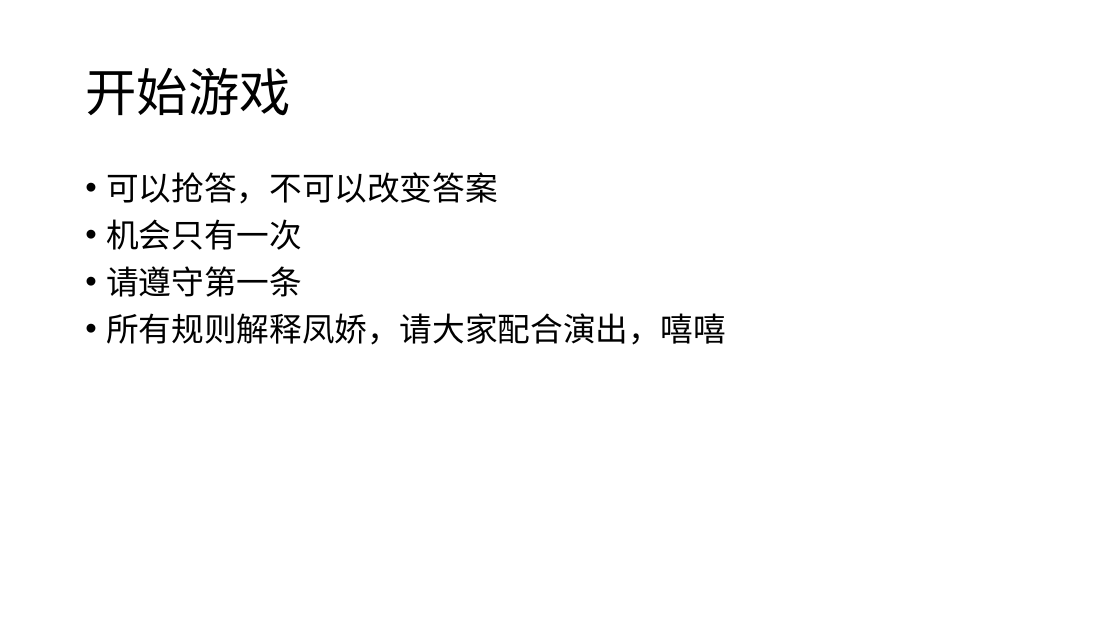
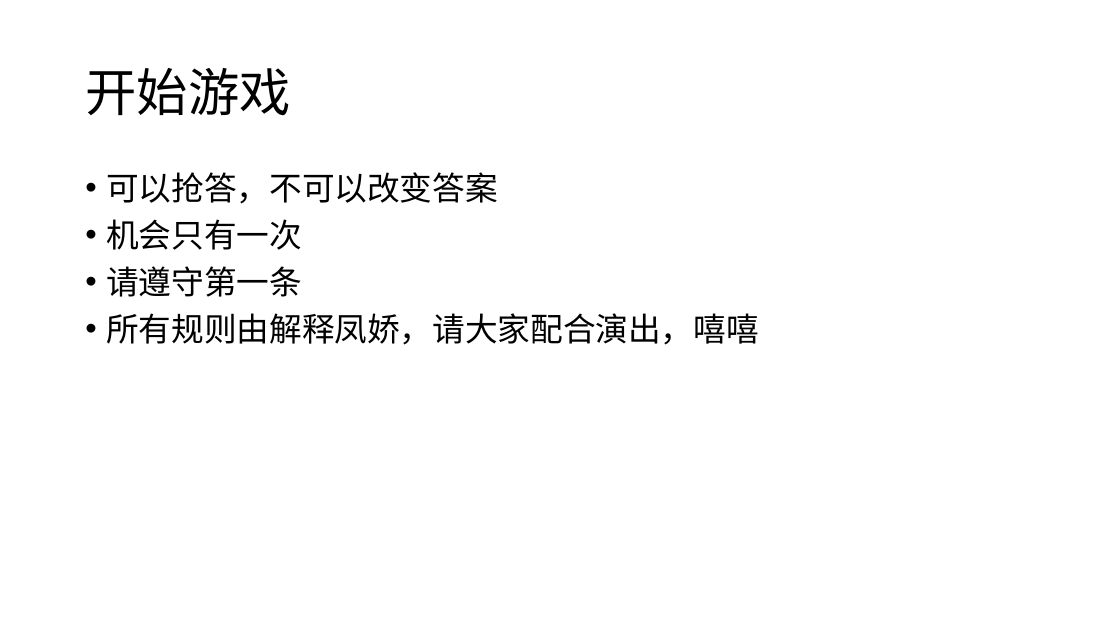
Before and after one commit to Yonahwang/God_with_me, a slide deck: slide 5 of TGIF/FirstRound/TGIP_June6.pptx. Drawn at 1120x630 pixels with LibreOffice and Linux fonts; fonts in the diff are those of the drawing. Boxes give left, top, right and bottom in pixels: in the first picture for what was removed or moved away, otherwise in the second. Text is boxed around its words. In the diff, an @@ line names an element or a change of style, - is before the commit and + after.

```diff
--- a/TGIF/FirstRound/TGIP_June6.pptx
+++ b/TGIF/FirstRound/TGIP_June6.pptx
@@ text at bbox=[106, 313, 758, 345]: text changed @@
-• 所有规则解释凤娇，请大家配合演出，嘻嘻
+• 所有规则由解释凤娇，请大家配合演出，嘻嘻
```
Also in this commit, not shown: 8 other files.
